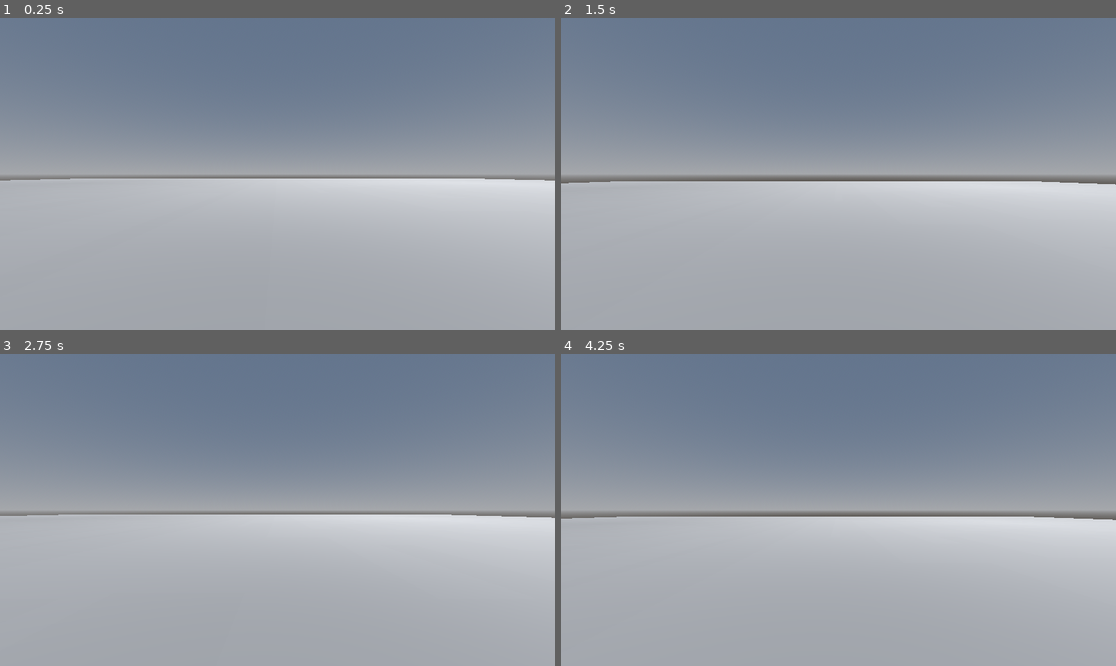
Above: before the commit, frames 1-4 (two rows, left to right).
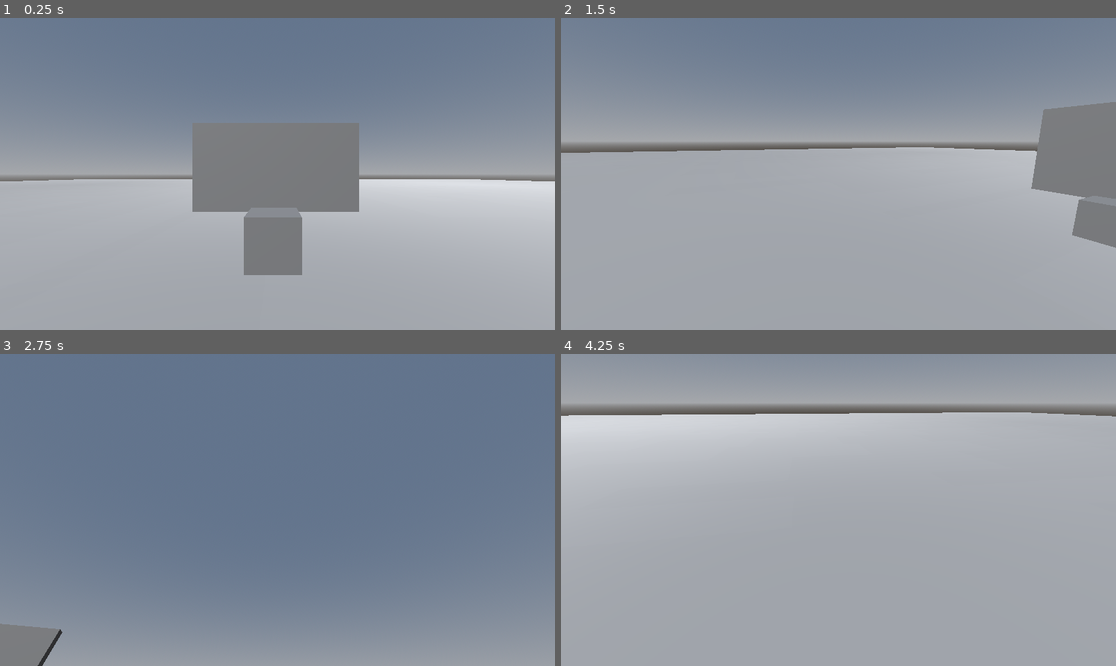
Above: after the commit, the same moments.

Repository: Piggo15/ten-game
Game: Godot game, scene res://Scenes/level_1.tscn
Two runs of this game, one before a commit and one after it. Both use one fixed random seed, a clock stepped at 60 frames per second and the inputs below.
Inputs (mouse positions are in pixels of both pictures, inside the frame that each line leads up to):
- Up to frame 1 (0.25 s): no input
- Up to frame 2 (1.5 s): tap Enter at 0.5 s; move the mouse to (960, 158) at 0.52 s; hold D (right) 0.53-1.28 s; tap Shift (sprint, bound only after the commit) at 0.6 s; tap Space (jump) at 0.77, 0.8, 1.07, 1.35 s; move the mouse to (727, 189) at 1.27 s; hold S (backward) from 1.28 s (still down)
- Up to frame 3 (2.75 s): tap Space (jump) at 1.52, 1.82, 2.3 s; tap Shift (sprint, bound only after the commit) at 1.55, 2.1 s; move the mouse to (333, 441) at 2.02 s; release S (backward) at 2.03 s; hold D (right) from 2.03 s (still down)
- Up to frame 4 (4.25 s): move the mouse to (810, 572) at 2.77 s; release D (right) at 2.78 s; hold W (forward) 2.78-3.53 s; tap Shift (sprint, bound only after the commit) at 2.85 s; tap Space (jump) at 3.02, 3.32, 3.6, 3.77, 4.07 s; move the mouse to (1005, 556) at 3.52 s; hold A (left) from 3.53 s (still down)

The runs differ from the first frame. In frame 1, 10% of the frame differs, in the area x 0-100%, y 33-83%; in frame 2, 18%; in frame 3, 61%, in the area x 0-100%, y 27-100%; in frame 4, 53%.

Commit message:
Doyle Work Day 1

Diff:
--- a/Prefab Scenes/player.tscn
+++ b/Prefab Scenes/player.tscn
@@ -11,6 +11,6 @@
 shape = SubResource("CapsuleShape3D_d7kb5")
 
 [node name="CameraPosition" type="Node3D" parent="."]
-transform = Transform3D(1, 0, 0, 0, 1, 0, 0, 0, 1, 0, 0.5, 0)
+transform = Transform3D(1, 0, 0, 0, 1, 0, 0, 0, 1, 0, 0.75, 0)
 
 [node name="Camera3D" type="Camera3D" parent="CameraPosition"]
--- a/Scenes/level_1.tscn
+++ b/Scenes/level_1.tscn
@@ -1,7 +1,7 @@
-[gd_scene load_steps=8 format=3 uid="uid://c13voxbg0hp5d"]
+[gd_scene load_steps=10 format=3 uid="uid://c13voxbg0hp5d"]
 
 [ext_resource type="Material" uid="uid://dbnf0tc0op76j" path="res://Materials/Debug-Ground.tres" id="1_8ffim"]
-[ext_resource type="PackedScene" uid="uid://cxouty6o3ocgv" path="res://Prefab Scenes/Player.tscn" id="1_vk57k"]
+[ext_resource type="PackedScene" uid="uid://cxouty6o3ocgv" path="res://Prefab Scenes/player.tscn" id="1_vk57k"]
 
 [sub_resource type="ProceduralSkyMaterial" id="ProceduralSkyMaterial_vk57k"]
 
@@ -16,6 +16,10 @@
 
 [sub_resource type="PlaneMesh" id="PlaneMesh_vk57k"]
 
+[sub_resource type="BoxMesh" id="BoxMesh_8ffim"]
+
+[sub_resource type="BoxShape3D" id="BoxShape3D_xfk5q"]
+
 [node name="Level 1" type="Node3D"]
 
 [node name="WorldEnvironment" type="WorldEnvironment" parent="."]
@@ -24,14 +28,34 @@
 [node name="DirectionalLight3D" type="DirectionalLight3D" parent="."]
 transform = Transform3D(0.71721476, 0.47654918, -0.50843275, 0, 0.7296135, 0.68385977, 0.6968522, -0.4904743, 0.52328956, 0, 0, 0)
 
-[node name="StaticBody3D" type="StaticBody3D" parent="."]
+[node name="Ground" type="StaticBody3D" parent="."]
 
-[node name="CollisionShape3D" type="CollisionShape3D" parent="StaticBody3D"]
+[node name="CollisionShape3D" type="CollisionShape3D" parent="Ground"]
 shape = SubResource("WorldBoundaryShape3D_qqy1o")
 
-[node name="MeshInstance3D" type="MeshInstance3D" parent="StaticBody3D"]
+[node name="MeshInstance3D" type="MeshInstance3D" parent="Ground"]
 transform = Transform3D(64, 0, 0, 0, 1.005, 0, 0, 0, 64, 0, 0, 0)
 material_override = ExtResource("1_8ffim")
 mesh = SubResource("PlaneMesh_vk57k")
 
 [node name="CharacterBody3D" parent="." instance=ExtResource("1_vk57k")]
+
+[node name="Cube" type="StaticBody3D" parent="."]
+transform = Transform3D(1, 0, 0, 0, 1, 0, 0, 0, 1, 0, 0.50328064, -4)
+
+[node name="MeshInstance3D" type="MeshInstance3D" parent="Cube"]
+mesh = SubResource("BoxMesh_8ffim")
+
+[node name="CollisionShape3D" type="CollisionShape3D" parent="Cube"]
+shape = SubResource("BoxShape3D_xfk5q")
+
+[node name="Cube2" type="StaticBody3D" parent="."]
+transform = Transform3D(1, 0, 0, 0, 1, 0, 0, 0, 1, 0, 0.50328064, -9.966866)
+
+[node name="MeshInstance3D" type="MeshInstance3D" parent="Cube2"]
+transform = Transform3D(7.765077, 0, 0, 0, 4.2201424, 0, 0, 0, 1, 0, 1.5165691, 0)
+mesh = SubResource("BoxMesh_8ffim")
+
+[node name="CollisionShape3D" type="CollisionShape3D" parent="Cube2"]
+transform = Transform3D(7.765077, 0, 0, 0, 4.2201424, 0, 0, 0, 1, 0, 1.5165691, 0)
+shape = SubResource("BoxShape3D_xfk5q")
--- a/Scripts/player.gd
+++ b/Scripts/player.gd
@@ -1,25 +1,72 @@
 extends CharacterBody3D
 
-@export var speed = 5.0
-@export var jumpVelocity = 4.5
+@export var walk_speed = 5.0
+@export var sprint_speed = 7.5
+@export var jump_velocity = 4.5
+@export var sensitivity = 0.005
+@export var view_bob = true
+@export var bob_frequency = 2
+@export var bob_amplitude = 0.08
+
+var speed = walk_speed
+var bob_t = 0.0
+
+@onready var camera = $CameraPosition/Camera3D
+@onready var camera_position = $CameraPosition
+
+func _ready() -> void:
+	Input.set_mouse_mode(Input.MOUSE_MODE_CAPTURED)
+
+func _unhandled_input(event: InputEvent) -> void:
+
+	if event is InputEventMouseMotion:
+		camera_position.rotate_y(-event.relative.x * sensitivity)
+		camera.rotate_x(-event.relative.y * sensitivity)
+		camera.rotation.x = clamp(camera.rotation.x, deg_to_rad(-90), deg_to_rad(90))
 
 func _physics_process(delta: float) -> void:
+
 	# Add the gravity.
 	if not is_on_floor():
 		velocity += get_gravity() * delta
 
 	# Handle jump.
 	if Input.is_action_just_pressed("jump") and is_on_floor():
-		velocity.y = jumpVelocity
+		velocity.y = jump_velocity
+
+	# Handle sprint
+
+	if Input.is_action_just_pressed("sprint"):
+		speed = sprint_speed
+	if Input.is_action_just_released("sprint"):
+		speed = walk_speed
+
 
 	# Get the input direction and handle the movement/deceleration.
-	var input_dir := Input.get_vector("left", "right", "forward", "backward")
-	var direction := (transform.basis * Vector3(input_dir.x, 0, input_dir.y)).normalized()
-	if direction:
-		velocity.x = direction.x * speed
-		velocity.z = direction.z * speed
+
+	var input_dir: Vector2 = Input.get_vector("left", "right", "forward", "backward")
+	var direction: Vector3 = (camera_position.transform.basis * Vector3(input_dir.x, 0, input_dir.y)).normalized()
+
+	if is_on_floor():
+		if direction:
+			velocity.x = direction.x * speed
+			velocity.z = direction.z * speed
+		else:
+			velocity.x = lerp(velocity.x, direction.x * speed, delta * 7)
+			velocity.z = lerp(velocity.z, direction.z * speed, delta * 7)
+
 	else:
-		velocity.x = move_toward(velocity.x, 0, speed)
-		velocity.z = move_toward(velocity.z, 0, speed)
+		velocity.x = lerp(velocity.x, direction.x * speed, delta * 3)
+		velocity.z = lerp(velocity.z, direction.z * speed, delta * 3)
+
+	# head bob
+	bob_t += delta * velocity.length() * float(is_on_floor())
+	camera.transform.origin = headbob(bob_t)
 
 	move_and_slide()
+
+func headbob(time) -> Vector3:
+	var pos = Vector3.ZERO
+	pos.y = sin(time * bob_frequency) * bob_amplitude
+	pos.x = cos(time * bob_frequency / 2) * bob_amplitude
+	return pos
--- a/project.godot
+++ b/project.godot
@@ -42,3 +42,8 @@
 "events": [Object(InputEventKey,"resource_local_to_scene":false,"resource_name":"","device":-1,"window_id":0,"alt_press …(191 unchanged characters)…
 ]
 }
+sprint={
+"deadzone": 0.2,
+"events": [Object(InputEventKey,"resource_local_to_scene":false,"resource_name":"","device":-1,"window_id":0,"alt_pressed":false,"shift_pressed":false,"ctrl_pressed":false,"meta_pressed":false,"pressed":false,"keycode":0,"physical_keycode":4194325,"key_label":0,"unicode":0,"location":0,"echo":false,"script":null)
+]
+}
